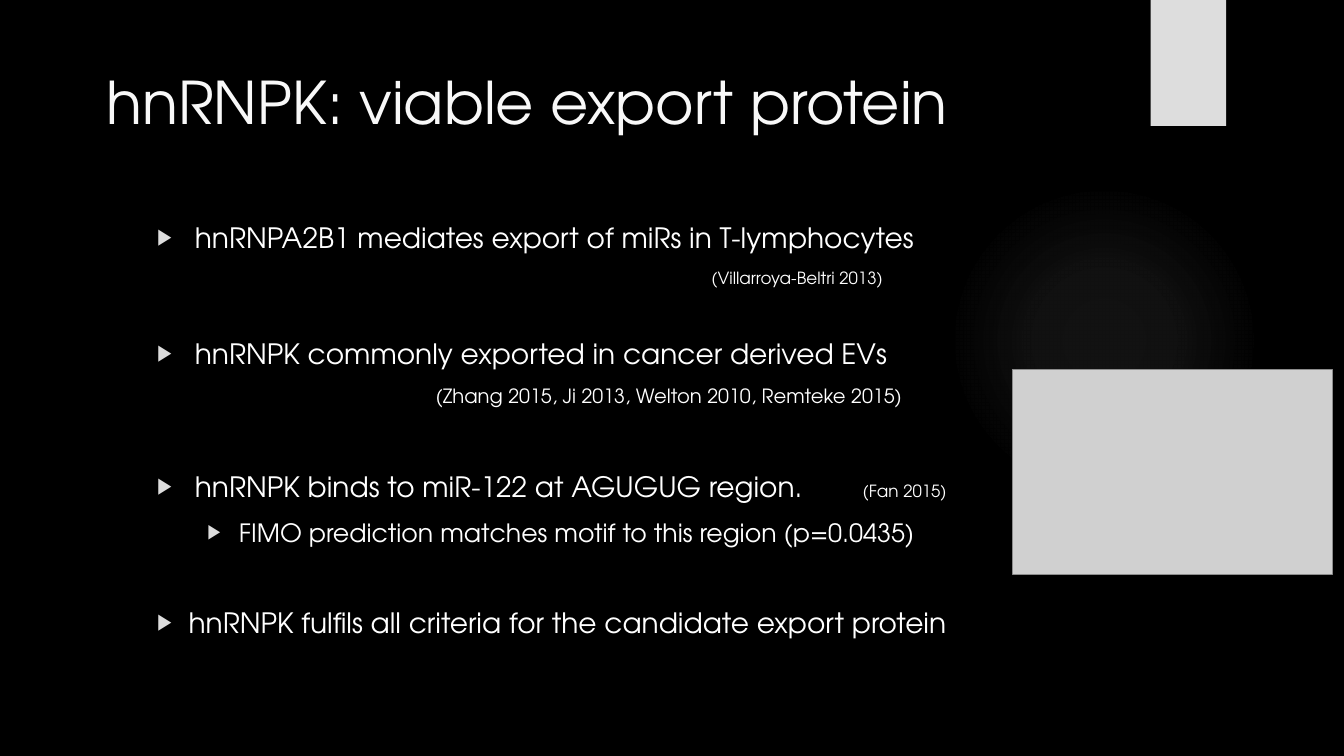
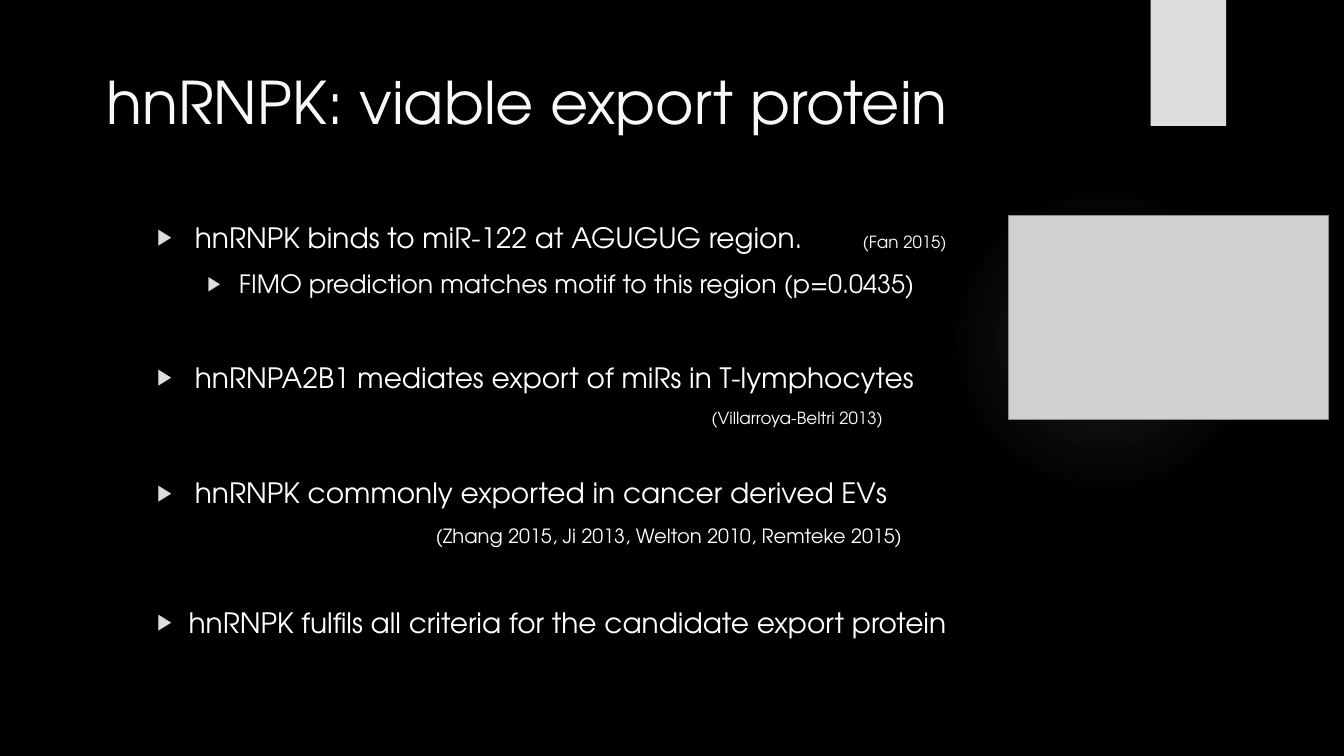
Before and after one commit to HarleyRobinson/Honours2, a slide deck: slide 15 of CollCompBiol.pptx. Drawn at 1344x756 pixels with LibreOffice and Linux fonts; fonts in the diff are those of the drawing; grey boxes stand for pictures; background and template pictures are left out. Boxes give left, top, right and bottom in pixels: in the first picture for what was removed or moved away, otherwise in the second. Text is boxed around its words. In the diff, an @@ line names an element or a change of style, - is before the commit and + after.

```diff
--- a/CollCompBiol.pptx
+++ b/CollCompBiol.pptx
@@ text at box(195, 227, 946, 299): paragraphs added @@
+▶ hnRNPK binds to miR-122 at AGUGUG region. (Fan 2015)
+  ▶ FIMO prediction matches motif to this region (p=0.0435)
@@ picture: place and size @@
-picture at box(1013, 370, 1333, 575)
+picture at box(1009, 216, 1329, 420)
@@ text at box(195, 476, 946, 548): paragraphs removed @@
-▶ hnRNPK binds to miR-122 at AGUGUG region. (Fan 2015)
-  ▶ FIMO prediction matches motif to this region (p=0.0435)
```
Also in this commit, not shown: 1 other slide changed, 1 slide removed, 2 other files.
